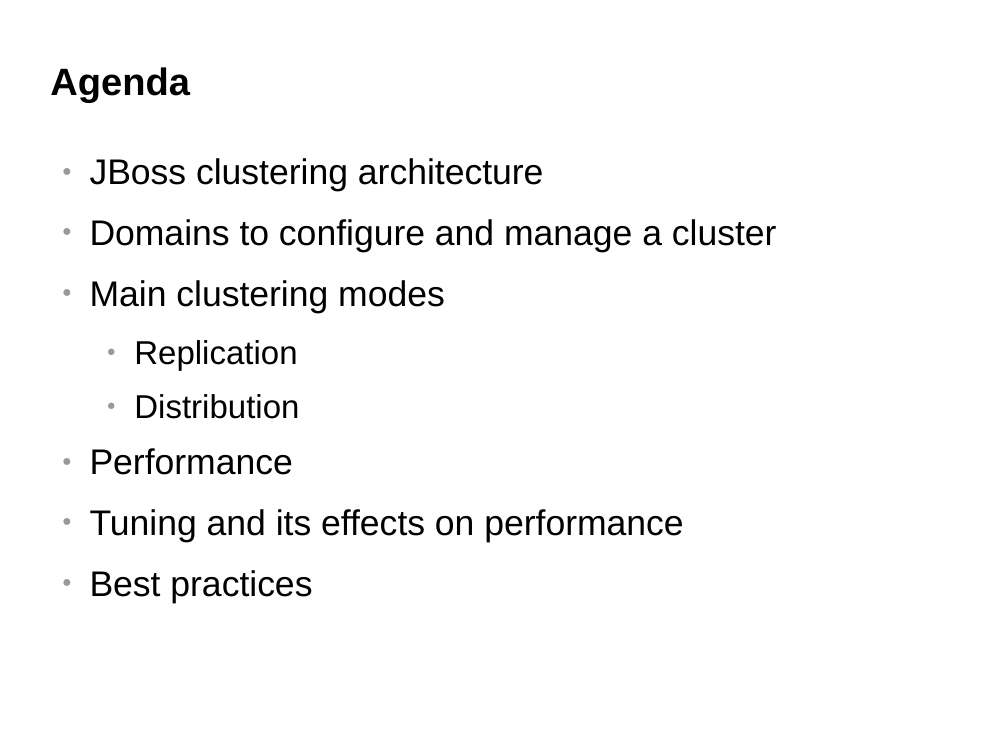
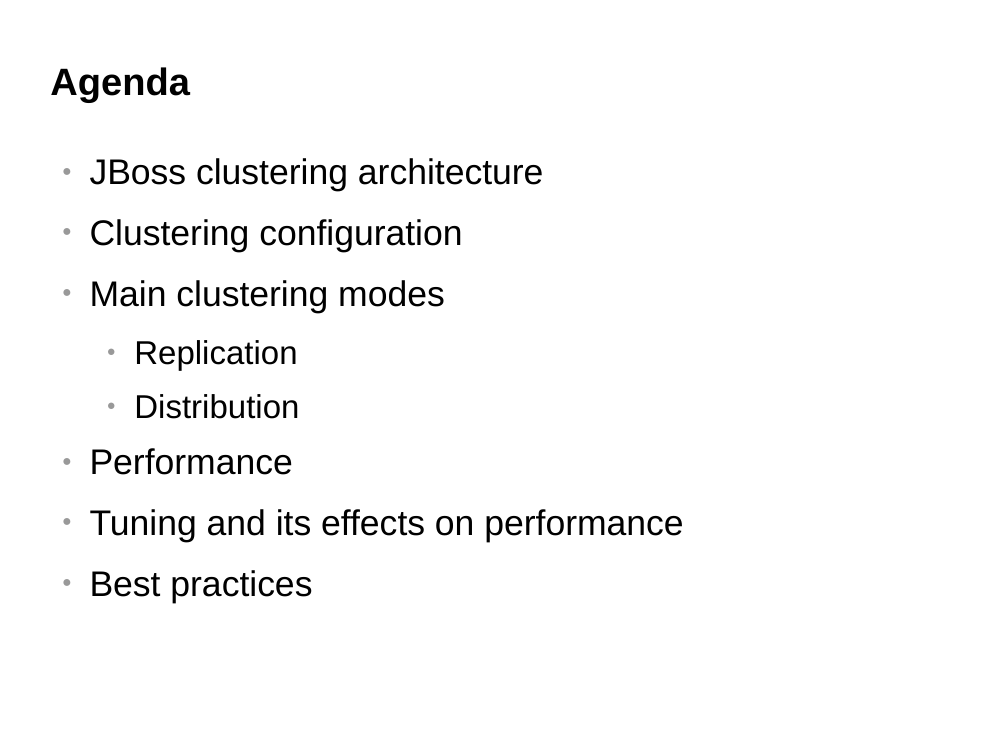
Before and after one commit to belaban/SessionPerf, a slide deck: slide 2 of docs/jbw2012.odp. Drawn at 1008x756 pixels with LibreOffice and Linux fonts; fonts in the diff are those of the drawing; background and template pictures are left out. Boxes give left, top, right and bottom in pixels: in the first picture for what was removed or moved away, otherwise in the second. Text is boxed around its words. In the diff, an @@ line names an element or a change of style, - is before the commit and + after.

```diff
--- a/docs/jbw2012.odp
+++ b/docs/jbw2012.odp
@@ text at [90, 219, 462, 252]: text changed @@
-● Domains to configure and manage a cluster
+● Clustering configuration
```
Also in this commit, not shown: 3 other slides changed, 2 slides added, 5 slides removed, 1 other file.
